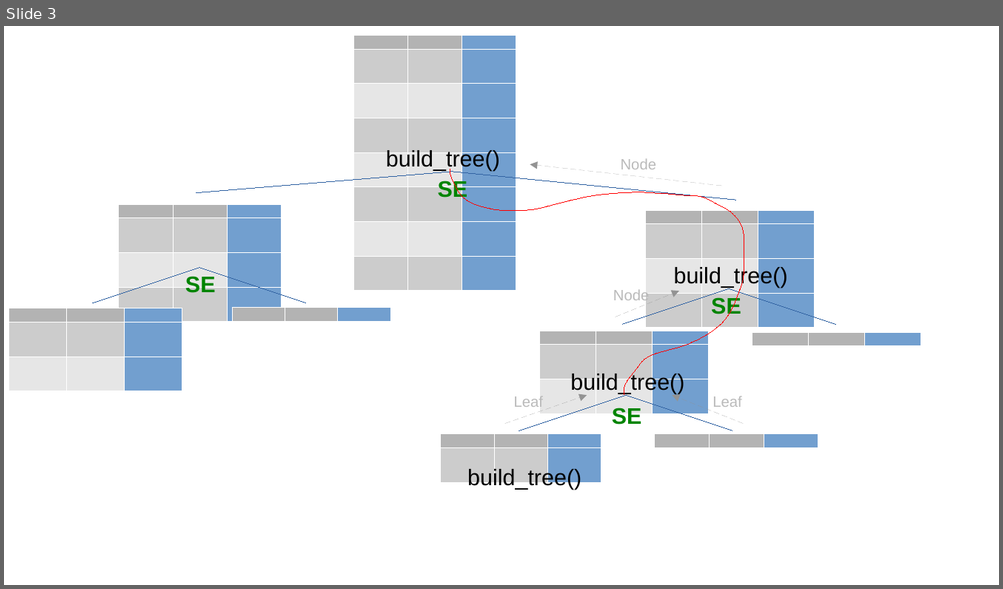
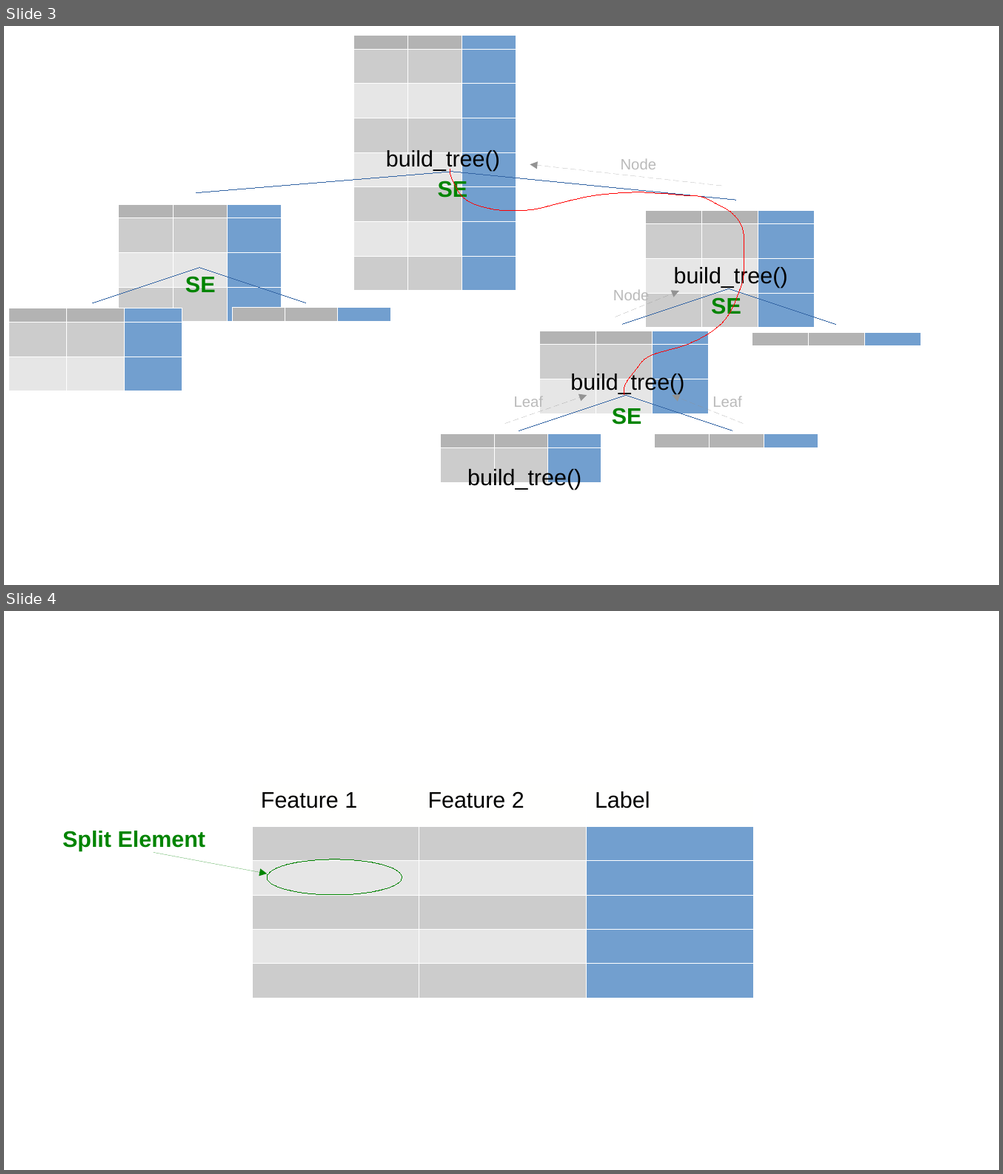
Before and after one commit to savoga/maths-for-data-science, a slide deck: ML/Trees_schemas.odp. Shown one above the other, each under a label of ours: slide 3 before the commit, slides 3 and 4 after it. The pictures are 1003x589 and 1003x1174 pixels, drawn with LibreOffice and Linux fonts; fonts in the diff are those of the drawing. Boxes give left, top, right and bottom in pixels: in the first picture for what was removed or moved away, otherwise in the second. Text is boxed around its words. In the diff, an @@ line names an element or a change of style, - is before the commit and + after.

```diff
--- a/ML/Trees_schemas.odp
+++ b/ML/Trees_schemas.odp
@@ slide 4 added at [4, 611, 999, 1170], background #FFFFFF @@
@@ table added at [252, 783, 753, 999], 6 rows, 3 columns @@
+Feature 1 | Feature 2 | Label
+ |  | 
+ |  | 
+ |  | 
+ |  | 
+ |  | 
@@ text added at [62, 831, 205, 851], 18 pt, text #008400, bold @@
+Split Element
@@ arrow added from (153, 853) to (267, 874), #008400 0 pt @@
@@ ellipse added at [267, 860, 402, 895], outline #008400 0 pt @@
```
Also in this commit, not shown: 1 slide removed, 1 other file.
